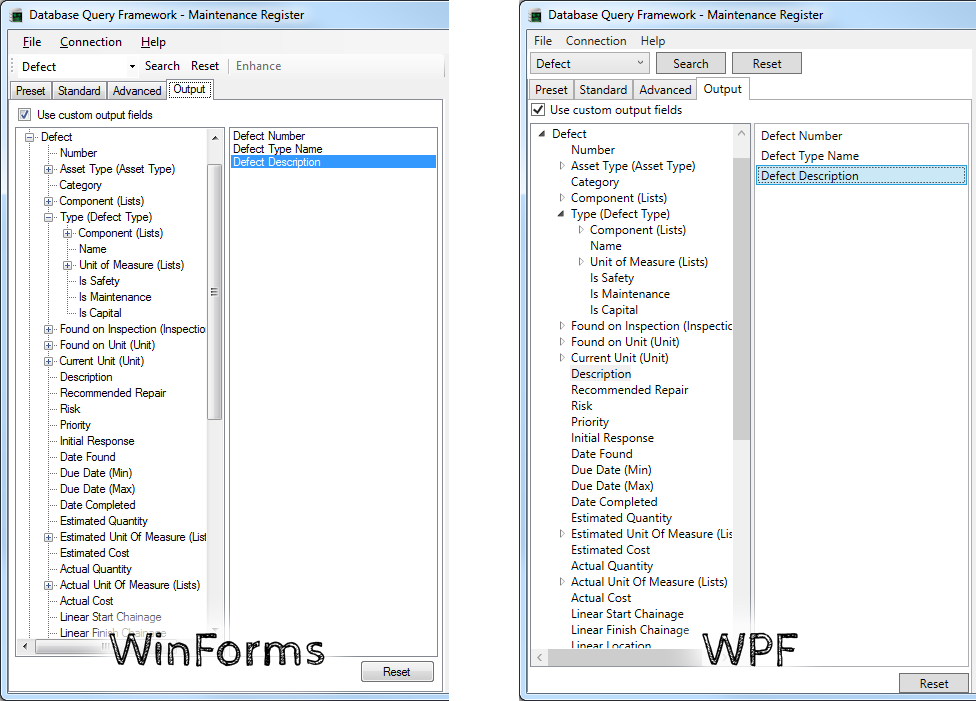
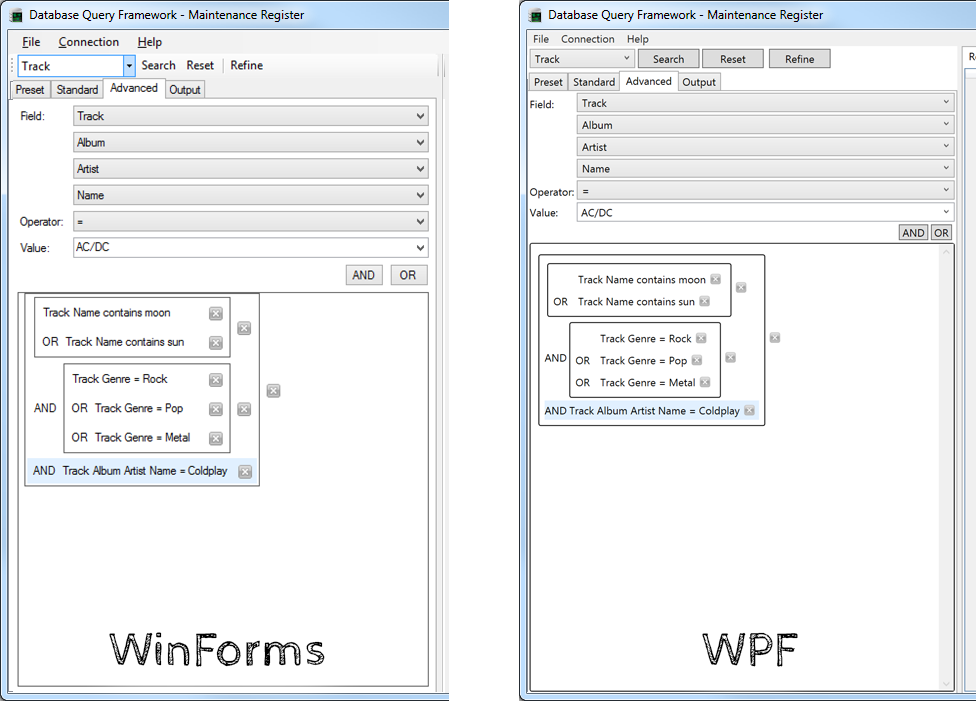
Layers edited between the first and the second 976px x 701px image:
hid "Layer 2" over [528, 31, 976, 693]
added layer "Layer 7" above "Layer 6" over [528, 31, 976, 693]
added layer "Layer 4" above "Layer 3" over [13, 31, 443, 692]
